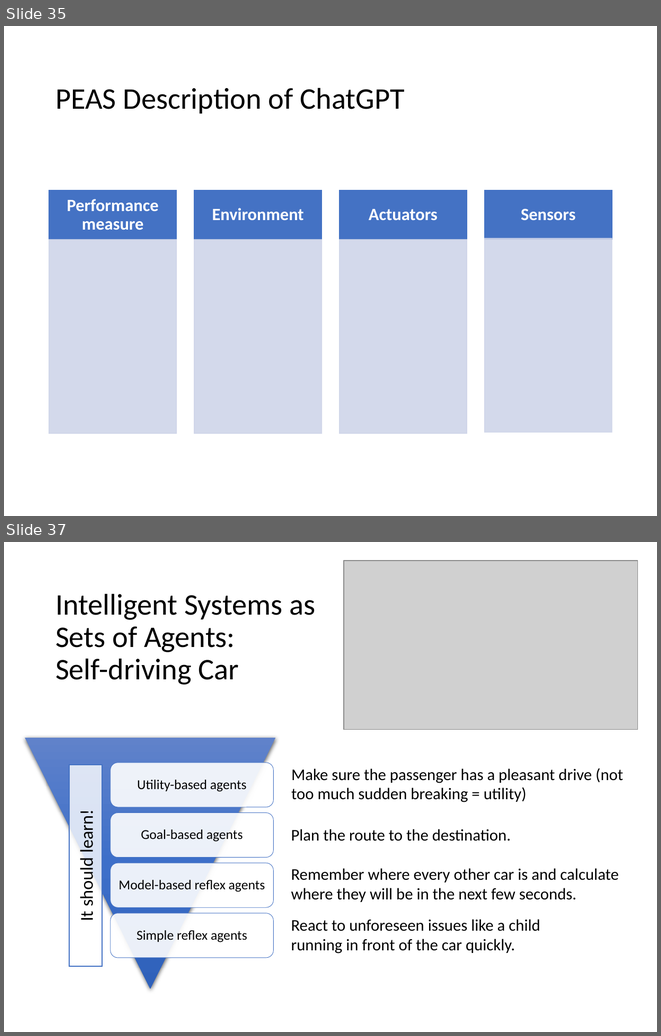
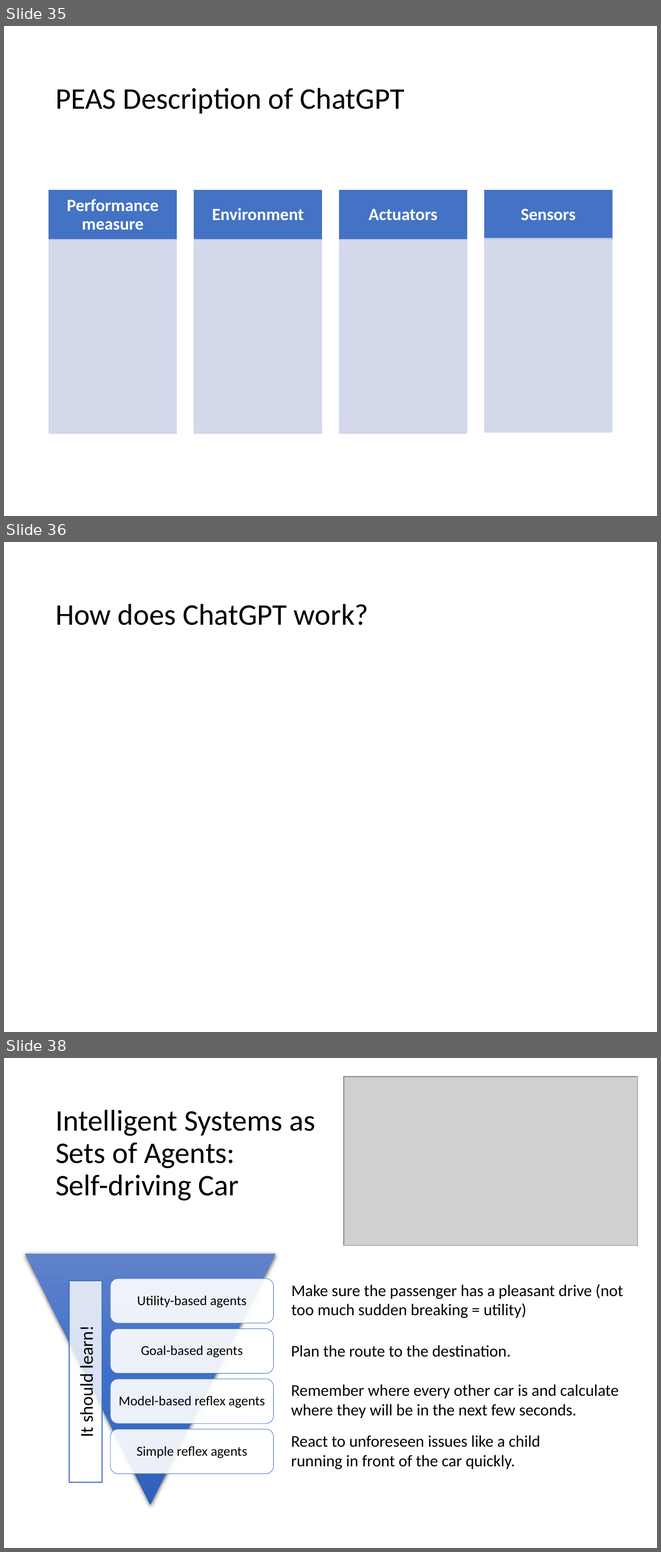
Before and after one commit to mhahsler/CS7320-AI, a slide deck: slides/02_agents.pptx. Shown one above the other, each under a label of ours: slides 35 and 37 before the commit, slides 35, 36 and 38 after it; the slides between them are not shown. The pictures are 661x1036 and 661x1552 pixels, drawn with LibreOffice and Linux fonts; fonts in the diff are those of the drawing; grey boxes stand for pictures. Boxes give left, top, right and bottom in pixels: in the first picture for what was removed or moved away, otherwise in the second. Text is boxed around its words. In the diff, an @@ line names an element or a change of style, - is before the commit and + after.

```diff
--- a/slides/02_agents.pptx
+++ b/slides/02_agents.pptx
@@ slide 36 added at (4,542,657,1032), background #FFFFFF @@
@@ title added at (55,603,369,625), 33 pt, text #000000 @@
+How does ChatGPT work?
@@ what was slide 37 is now slide 38 @@
```
Also in this commit, not shown: 6 slides changed, 1 other file.
